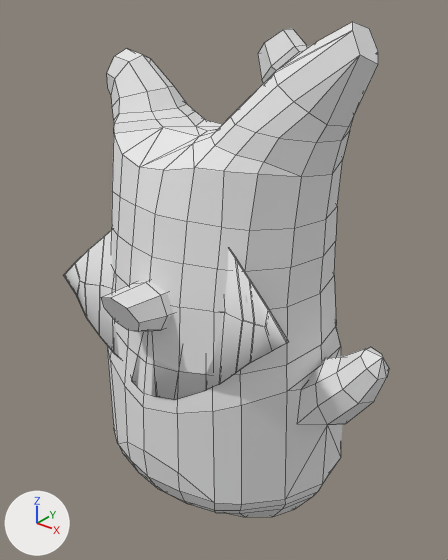
Renders of the OBJ model assets/korok_1/jump/frame_0055.obj from each side of a commit.
Before and after are seen from a 50 mm lens placed at (1.56, -1.94, 1.51), pointed at (0.0, 0.02, 0.3). The lights are fixed; the arrows at lower left show +X, +Y and +Z. Mesh edges are drawn as thin lines. Where no turn or scale is listed for an object, it has been applied to the vertices.

In view in the first picture: 'korok', 'leaf', 'nose'.
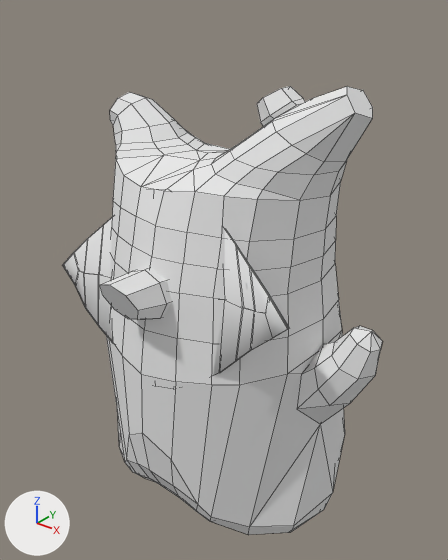
Changed parts and their boxes (x1, y1, x2, y2) in the pictures (448 x 560 px):
```json
{"object": "korok", "change": "reshaped", "before": [107, 22, 389, 517], "after": [106, 86, 383, 535], "on screen": "9% shorter"}
{"object": "leaf", "change": "mesh moved", "before": [64, 230, 289, 400], "after": [62, 189, 290, 376]}
{"object": "nose", "change": "mesh moved", "before": [101, 281, 173, 332], "after": [100, 268, 172, 320]}
```

Edits to the scene script, one JSON object a line:
```json
{"block": "me_korok", "where": "# used by ob_korok; location = (0.0, 0.0, 0.0)"}
{"op": "remove", "block": "me_korok", "code": "me_korok.from_pydata(...)  # 888 vertices, 938 faces; spans x -0.82..0.82, y -0.53..0.63, z -0.88..1.39"}
{"op": "add", "block": "me_korok", "code": "me_korok.from_pydata(...)  # 888 vertices, 938 faces; spans x -0.78..0.78, y -0.53..0.62, z -0.87..1.19"}
{"block": "me_korok", "change": "me_korok part 1: 856 of 888 vertices moved; they spanned x -0.82..0.82, y -0.53..0.63, z -0.88..1.39 and now span x -0.78..0.78, y -0.53..0.62, z -0.87..1.19; mean shift (0.0, 0.0, -0.01); largest move (-0.13, -0.03, -0.86) -> (-0.2, 0.19, -0.71)"}
{"block": "me_leaf", "where": "me_leaf.from_pydata(...)  # 122 vertices, 120 faces; spans x -0.676..0.657, y -0.498..-0.261, z -0.044..0.752"}
{"block": "me_leaf", "where": "# used by ob_leaf; location = (0.0, 0.0, 0.0)"}
{"block": "me_leaf", "change": "me_leaf part 2: the whole mesh is moved by (0.0, 0.0, 0.052)"}
{"block": "me_nose", "where": "me_nose.from_pydata(...)  # 48 vertices, 36 faces; spans x -0.116..0.116, y -0.637..-0.294, z 0.228..0.476"}
{"block": "me_nose", "where": "# used by ob_nose; location = (0.0, 0.0, 0.0)"}
{"block": "me_nose", "change": "me_nose part 3: the whole mesh is moved by (0.0, 0.0, 0.052)"}
```
